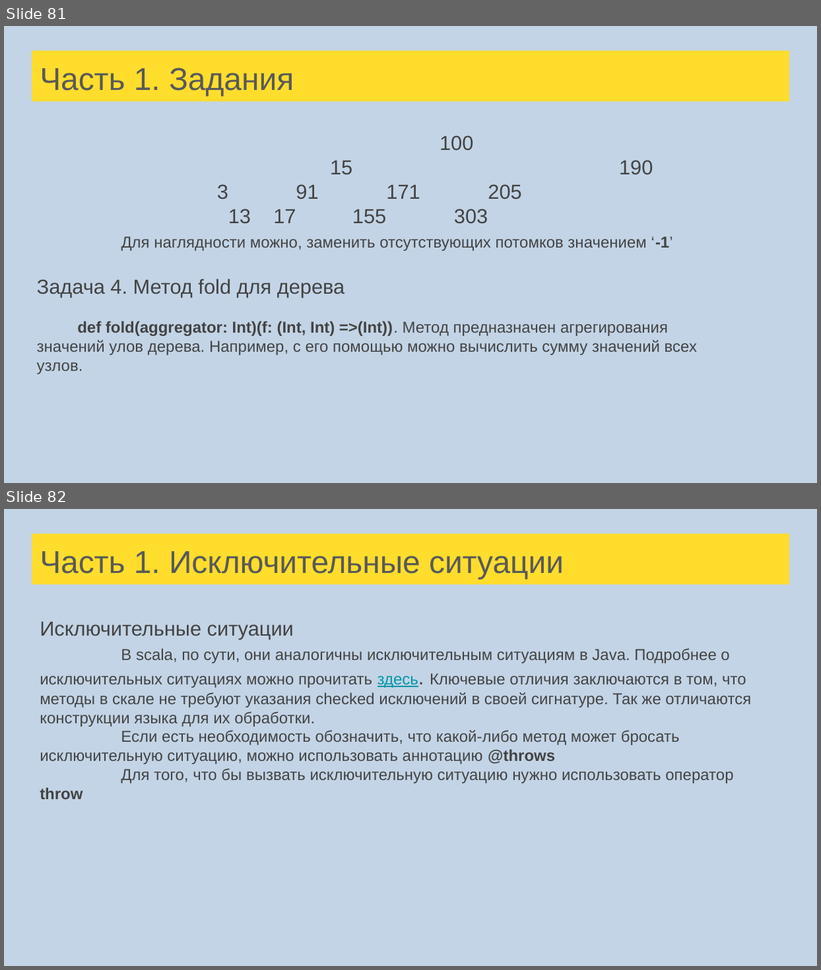
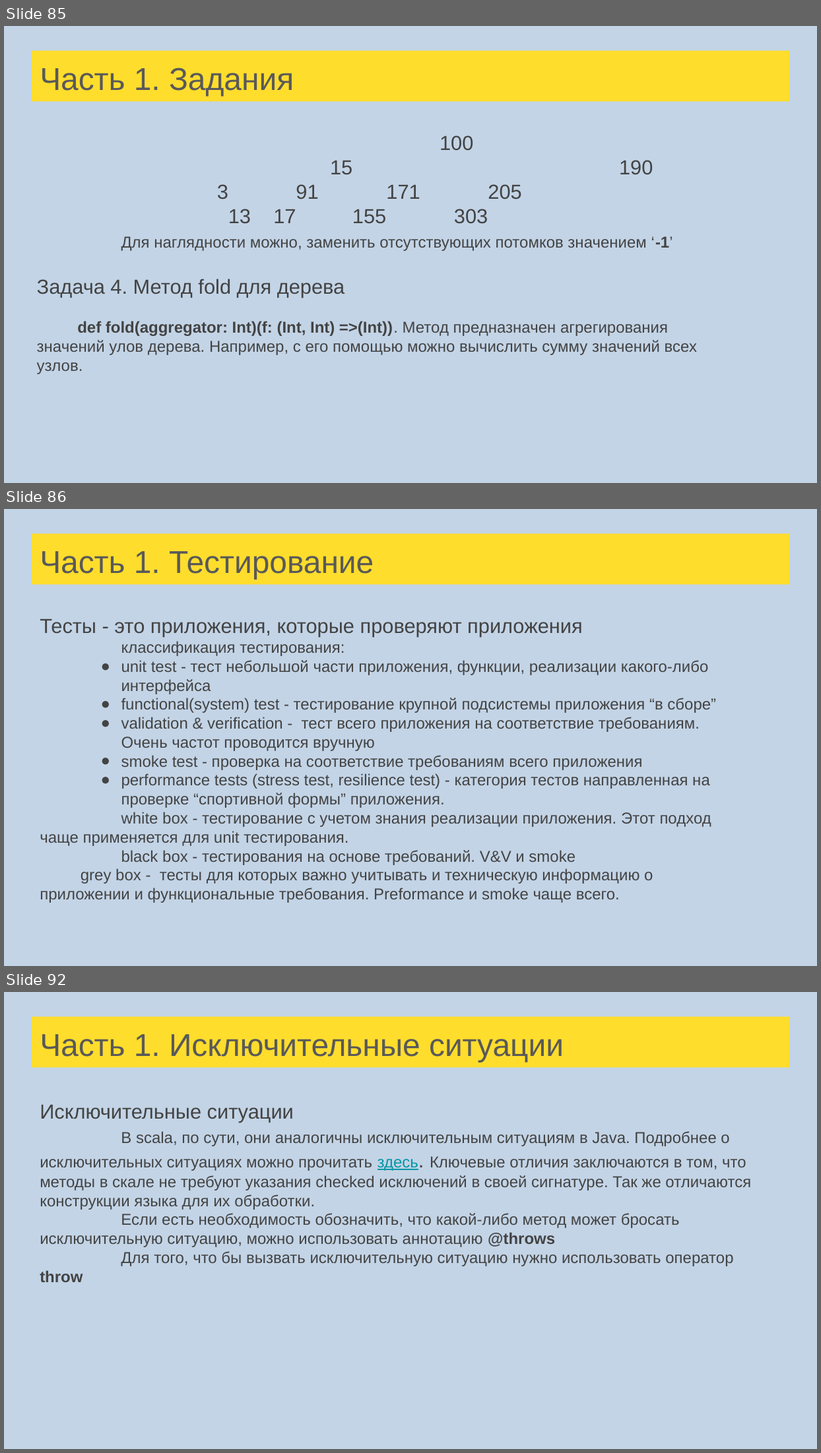
Before and after one commit to cybernetic10/Scala, a slide deck: src/main/resources/Лекции Scala для FinTech.pptx. Shown one above the other, each under a label of ours: slides 81 and 82 before the commit, slides 85, 86 and 92 after it; the slides between them are not shown. The pictures are 821x970 and 821x1453 pixels, drawn with LibreOffice and Linux fonts; fonts in the diff are those of the drawing. Boxes give left, top, right and bottom in pixels: in the first picture for what was removed or moved away, otherwise in the second. Text is boxed around its words. In the diff, an @@ line names an element or a change of style, - is before the commit and + after.

```diff
--- a/src/main/resources/Лекции Scala для FinTech.pptx
+++ b/src/main/resources/Лекции Scala для FinTech.pptx
@@ slide 86 added at bbox=[4, 509, 817, 966], background #C3D4E6 @@
@@ title added at bbox=[32, 533, 789, 585], fill #FFDD2D, 28 pt, text #595959 @@
+Часть 1. Тестирование
@@ text added at bbox=[40, 619, 716, 903], 14 pt, text #434343 @@
+Тесты - это приложения, которые проверяют приложения
+классификация тестирования:
+● unit test - тест небольшой части приложения, функции, реализации какого-либо интерфейса
+● functional(system) test - тестирование крупной подсистемы приложения “в сборе”
+● validation & verification - тест всего приложения на соответствие требованиям. Очень частот проводится вручную
+● smoke test - проверка на соответствие требованиям всего приложения
+● performance tests (stress test, resilience test) - категория тестов направленная на проверке “спортивной формы” приложения.
+white box - тестирование с учетом знания реализации приложения. Этот подход чаще применяется для unit тестирования.
+black box - тестирования на основе требований. V&V и smoke
+grey box - тесты для которых важно учитывать и техническую информацию о приложении и функциональные требования. Preformance и smoke чаще всего.
@@ what was slide 81 is now slide 85 @@
@@ what was slide 82 is now slide 92 @@
```
Also in this commit, not shown: 5 slides changed, 26 other slides added, 1 slide removed, 31 other files.
